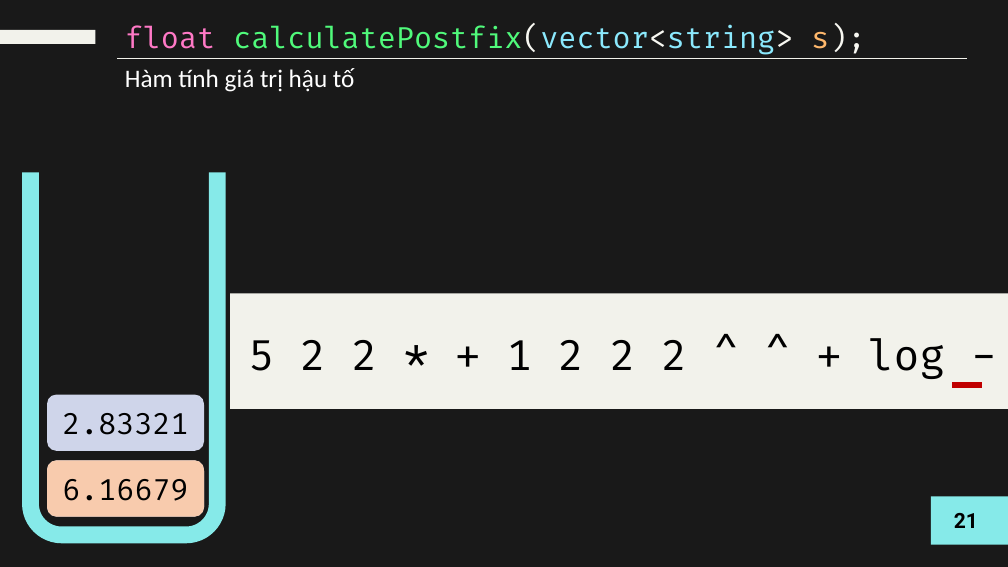
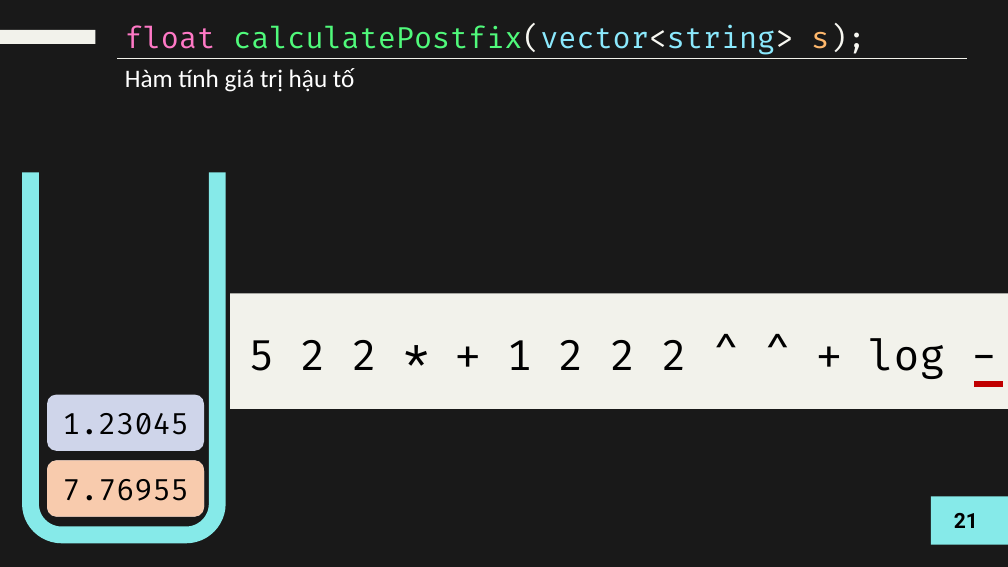
Before and after one commit to ngocson1042002/Project-OOP, a slide deck: slide 50 of Presentation-Bai2.pptx. Drawn at 1008x567 pixels with LibreOffice and Linux fonts; fonts in the diff are those of the drawing. Boxes give left, top, right and bottom in pixels: in the first picture for what was removed or moved away, otherwise in the second. Text is boxed around its words. In the diff, an @@ line names an element or a change of style, - is before the commit and + after.

Commit message:
Presentation

```diff
--- a/Presentation-Bai2.pptx
+++ b/Presentation-Bai2.pptx
@@ line moved from (953, 385) - (982, 385) to (975, 384) - (1003, 384) @@
@@ text in rounded rectangle at (x1=62, y1=413, x2=189, y2=435): text changed @@
-2.83321
+1.23045
@@ text in rounded rectangle at (x1=62, y1=479, x2=189, y2=501): text changed @@
-6.16679
+7.76955
```
Also in this commit, not shown: 5 other slides changed.
